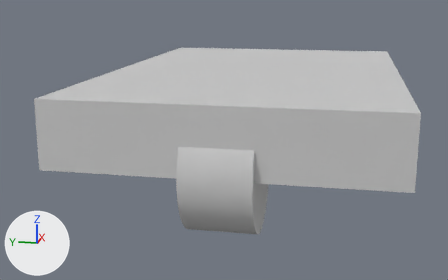
An edit to the COLLADA model src/first_robot_freecad/meshes/first_robot_Body001.dae, drawn before and after from the same camera.
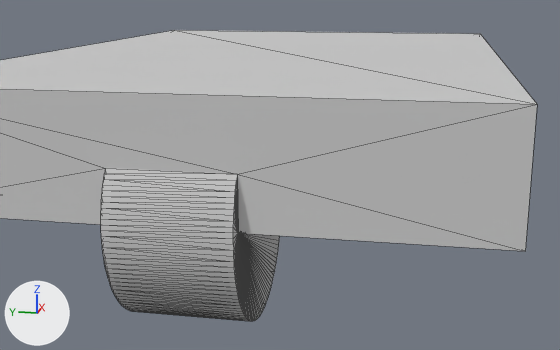
Each version appears first whole from a camera (50 mm lens) standing at (-0.604, -0.065, 0.078) and looking at (-0.161, 0.024, -0.033), and next in a close-up from a camera (50 mm lens) standing at (-0.508, -0.074, 0.05) and looking at (-0.26, -0.024, -0.012). Arrows for +X, +Y and +Z are at lower left; the lights stay in place. The close-ups show mesh edges as thin lines.

The first close-up shows 'node0'.
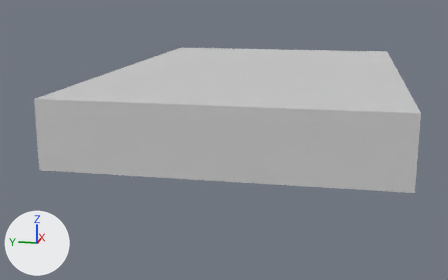
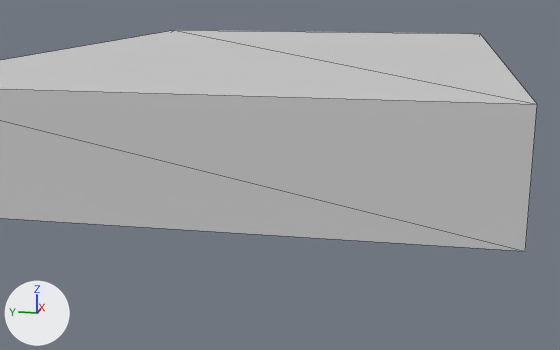
Where the change shows, as pixel boxes (x1, y1, x2, y2) in the close-ups (560 x 350 px):
'node0', reshaped
    before: (0, 30, 537, 321)
    after: (0, 30, 537, 251)
part 1 of me_body001_shape013, cut back
    before: (0, 104, 537, 321)
    after: (0, 104, 537, 251)

Diff of the bpy script that builds the scene:
```diff
--- a/src/first_robot_freecad/meshes/first_robot_Body001.dae.py
+++ b/src/first_robot_freecad/meshes/first_robot_Body001.dae.py
@@ me_body001_shape013 @@
 # used by ob_node0; location = (0.0, 0.0, 0.0)
-me_body001_shape013.from_pydata(...)  # 164 vertices, 324 faces; spans x -0.305..0.0, y -0.1..0.1, z -0.058..0.02
+me_body001_shape013.from_pydata(...)  # 8 vertices, 12 faces; spans x -0.3..0.0, y -0.1..0.1, z -0.02..0.02
+# me_body001_shape013 part 1
+# 156 vertices are removed from x -0.305..-0.233, y -0.02..0.02, z -0.058..-0.003
+# 316 faces are deleted
+# 4 new faces join them
 me_body001_shape013.materials.append(mat_body001_shape013)
```
